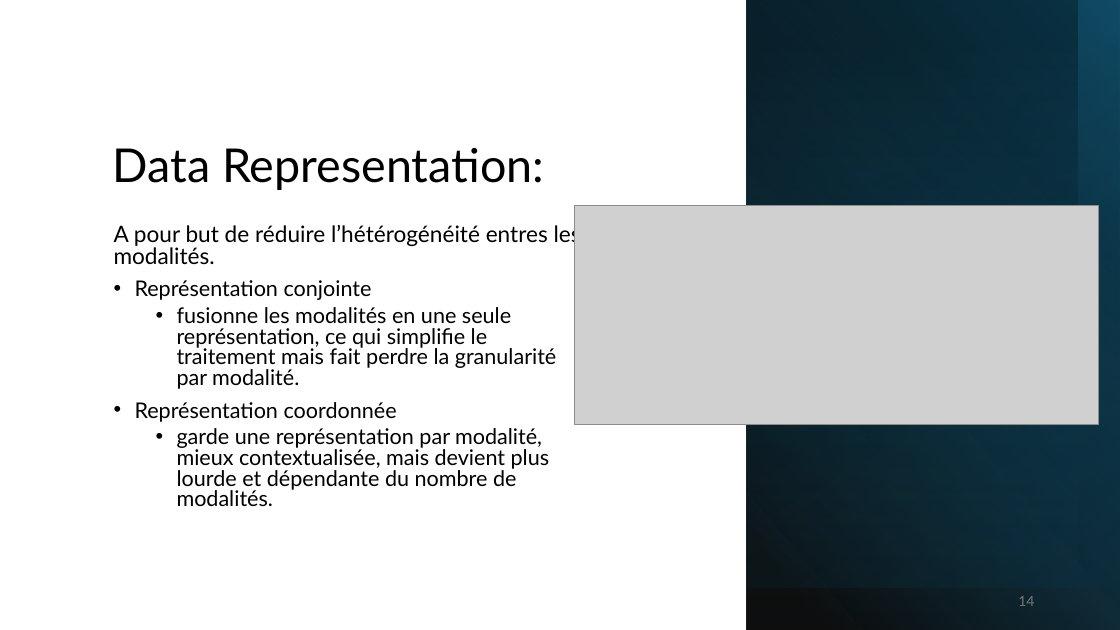
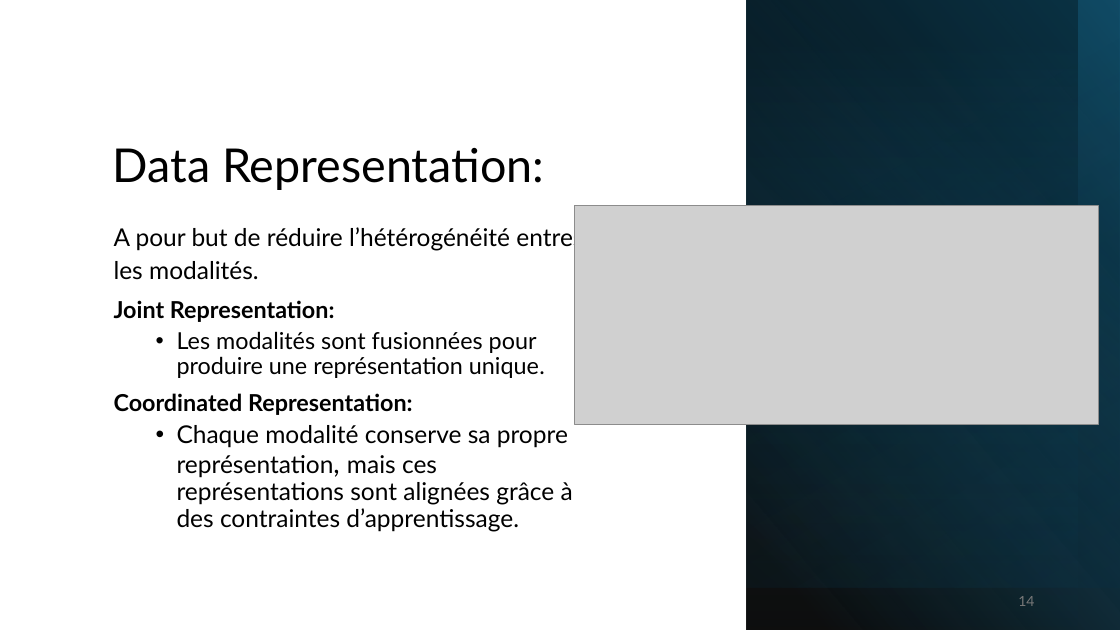
Before and after one commit to IzowRM/Stage-Cetic, a slide deck: slide 14 of Doc Slide/Presentation_du_27_01.pptx. Drawn at 1120x630 pixels with LibreOffice and Linux fonts; fonts in the diff are those of the drawing; grey boxes stand for pictures. Boxes give left, top, right and bottom in pixels: in the first picture for what was removed or moved away, otherwise in the second. Text is boxed around its words. In the diff, an @@ line names an element or a change of style, - is before the commit and + after.

```diff
--- a/Doc Slide/Presentation_du_27_01.pptx
+++ b/Doc Slide/Presentation_du_27_01.pptx
@@ text at <box>114,224,583,280</box>: size 19.4 to 21 pt in "A pour but de réduire l’hétérogénéité entres ..."; line spacing 0.8 to 0.9 @@
@@ text at <box>114,300,573,532</box>: text changed; size 18.5 to 21 pt @@
-• Représentation conjointe
-  • fusionne les modalités en une seule représentation, ce qui simplifie le traitement mais fait perdre la granularité par modalité.
-• Représentation coordonnée
-  • garde une représentation par modalité, mieux contextualisée, mais devient plus lourde et dépendante du nombre de modalités.
+Joint Representation:
+  • Les modalités sont fusionnées pour produire une représentation unique.
+Coordinated Representation:
+  • Chaque modalité conserve sa propre représentation, mais ces représentations sont alignées grâce à des contraintes d’apprentissage.
```
Also in this commit, not shown: 9 other slides changed, 8 slides added, 6 slides removed, 3 other files.
